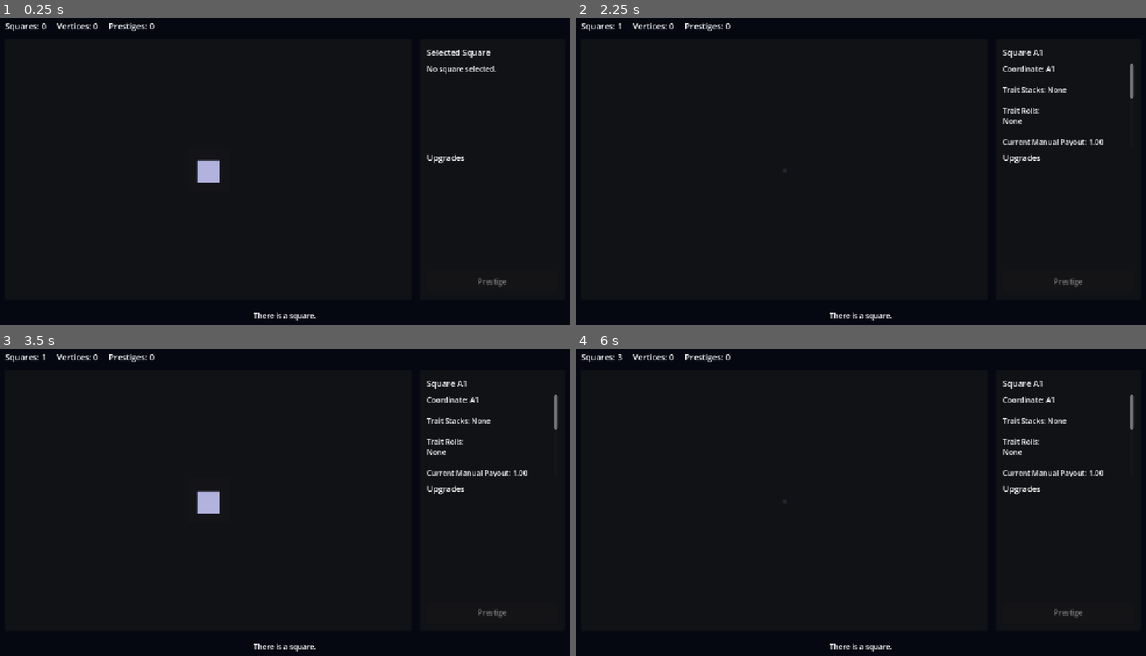
Above: before the commit, frames 1-4 (two rows, left to right).
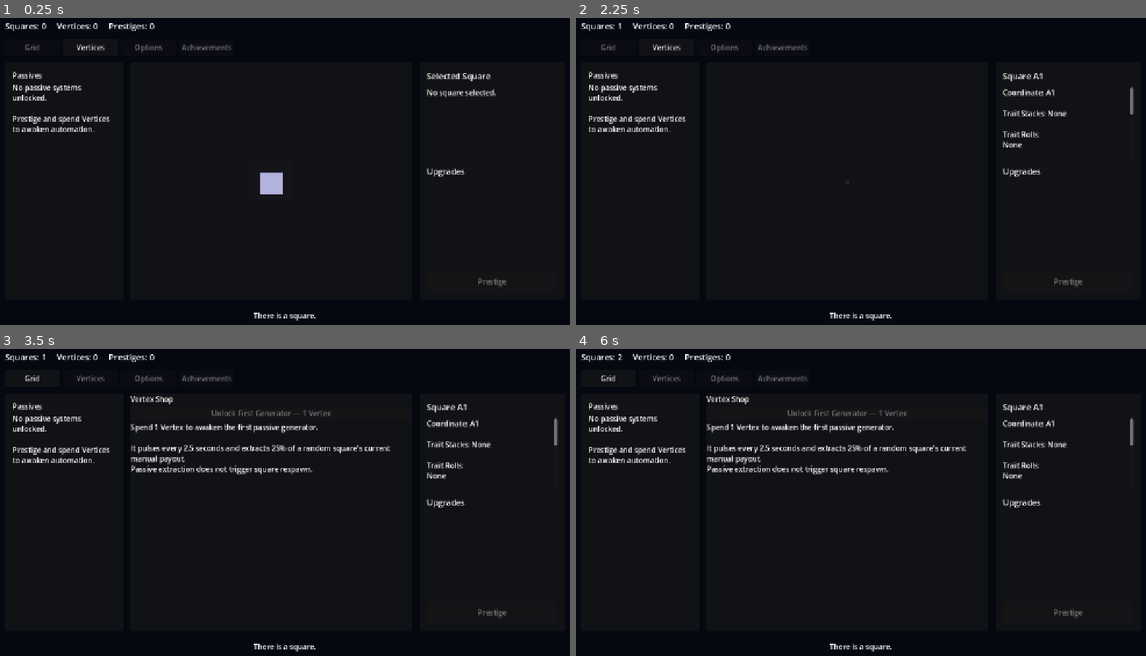
Above: after the commit, the same moments.

Repository: franciscoCapa27/Squared_2
Game: Godot game, scene res://scenes/main/Main.tscn
Same seed, same stepped clock (60 frames per second), same inputs: the game is played once before the commit and once after it.
Inputs (mouse positions are in pixels of both pictures, inside the frame that each line leads up to):
- Up to frame 1 (0.25 s): no input
- Up to frame 2 (2.25 s): click (667, 48) at 0.5 s, where only the run after the commit has a clickable "Vertices"; click (610, 48) at 1.25 s, where only the run after the commit has a clickable "Grid"; click "■" at 2 s
- Up to frame 3 (3.5 s): click (91, 379) at 2.75 s, where only the run after the commit has a clickable "Vertices"
- Up to frame 4 (6 s): click (786, 499) at 3.5 s, where only the run before the commit has a clickable "■"; click (610, 379) at 4.25 s, where only the run after the commit has a clickable "Grid"; click "■" at 5 s; click (667, 379) at 5.75 s, where only the run after the commit has a clickable "Vertices"

The runs differ from the first frame. In frame 1, 2.3% of the frame differs, in the area x 2-88%, y 8-58%; in frame 2, 2.3%; in frame 3, 4.3%, in the area x 2-98%, y 8-54%; in frame 4, 4.0%.

Commit message:
Add run-based passive generator progression
Added Passives logic

Diff:
--- a/squared-2/project.godot
+++ b/squared-2/project.godot
@@ -20,6 +20,7 @@
 EventBus="*uid://ol8d68orx64t"
 TraitDatabase="*uid://lp5heyu6k0ul"
 GameState="*uid://dndrl7bbxqkwo"
+PassiveSystem="*uid://b73x43eqyy5ay"
 
 [display]
 
--- a/squared-2/scenes/main/Main.tscn
+++ b/squared-2/scenes/main/Main.tscn
@@ -66,27 +66,149 @@
 theme_override_font_sizes/font_size = 18
 text = "Prestiges: 0"
 
+[node name="CenterTabs" type="HBoxContainer" parent="RootMargin/MainVbox" unique_id=1739420909]
+layout_mode = 2
+size_flags_vertical = 0
+mouse_filter = 2
+theme_override_constants/separation = 8
+
+[node name="GridTabButton" type="Button" parent="RootMargin/MainVbox/CenterTabs" unique_id=412881383]
+unique_name_in_owner = true
+custom_minimum_size = Vector2(120, 36)
+layout_mode = 2
+size_flags_horizontal = 0
+size_flags_vertical = 4
+text = "Grid"
+
+[node name="VertexShopTabButton" type="Button" parent="RootMargin/MainVbox/CenterTabs" unique_id=672470492]
+unique_name_in_owner = true
+custom_minimum_size = Vector2(120, 36)
+layout_mode = 2
+size_flags_horizontal = 0
+size_flags_vertical = 4
+text = "Vertices"
+
+[node name="OptionsTabButton" type="Button" parent="RootMargin/MainVbox/CenterTabs" unique_id=446283557]
+unique_name_in_owner = true
+custom_minimum_size = Vector2(120, 36)
+layout_mode = 2
+size_flags_horizontal = 0
+size_flags_vertical = 4
+disabled = true
+text = "Options"
+
+[node name="AchievementsTabButton" type="Button" parent="RootMargin/MainVbox/CenterTabs" unique_id=985705785]
+unique_name_in_owner = true
+custom_minimum_size = Vector2(120, 36)
+layout_mode = 2
+size_flags_horizontal = 0
+size_flags_vertical = 4
+disabled = true
+text = "Achievements"
+
 [node name="Content" type="HBoxContainer" parent="RootMargin/MainVbox" unique_id=192197899]
 layout_mode = 2
 size_flags_vertical = 3
 mouse_filter = 2
 theme_override_constants/separation = 16
 
-[node name="GridPanel" type="PanelContainer" parent="RootMargin/MainVbox/Content" unique_id=1174857511]
+[node name="PassivePanel" type="PanelContainer" parent="RootMargin/MainVbox/Content" unique_id=812047721]
+unique_name_in_owner = true
+custom_minimum_size = Vector2(260, 0)
+layout_mode = 2
+size_flags_horizontal = 0
+mouse_filter = 2
+
+[node name="PassiveMargin" type="MarginContainer" parent="RootMargin/MainVbox/Content/PassivePanel" unique_id=245565415]
+layout_mode = 2
+theme_override_constants/margin_left = 16
+theme_override_constants/margin_top = 16
+theme_override_constants/margin_right = 16
+theme_override_constants/margin_bottom = 16
+
+[node name="PassiveVBox" type="VBoxContainer" parent="RootMargin/MainVbox/Content/PassivePanel/PassiveMargin" unique_id=494201095]
+layout_mode = 2
+
+[node name="PassiveTitle" type="Label" parent="RootMargin/MainVbox/Content/PassivePanel/PassiveMargin/PassiveVBox" unique_id=203293622]
+layout_mode = 2
+text = "Passives"
+
+[node name="PassiveStatusLabel" type="RichTextLabel" parent="RootMargin/MainVbox/Content/PassivePanel/PassiveMargin/PassiveVBox" unique_id=1792483798]
+unique_name_in_owner = true
+custom_minimum_size = Vector2(0, 180)
+layout_mode = 2
+size_flags_vertical = 0
+bbcode_enabled = true
+
+[node name="PassiveProgressBar" type="ProgressBar" parent="RootMargin/MainVbox/Content/PassivePanel/PassiveMargin/PassiveVBox" unique_id=282965421]
+unique_name_in_owner = true
+layout_mode = 2
+max_value = 1.0
+
+[node name="UpgradeFirstGeneratorButton" type="Button" parent="RootMargin/MainVbox/Content/PassivePanel/PassiveMargin/PassiveVBox" unique_id=1863856759]
+unique_name_in_owner = true
+visible = false
+custom_minimum_size = Vector2(0, 40)
+layout_mode = 2
+disabled = true
+text = "Buy Level 1 — 10 Squares"
+
+[node name="CenterPageRoot" type="Control" parent="RootMargin/MainVbox/Content" unique_id=1585931205]
+unique_name_in_owner = true
 layout_mode = 2
 size_flags_horizontal = 3
-mouse_filter = 2
-
-[node name="GridCenter" type="CenterContainer" parent="RootMargin/MainVbox/Content/GridPanel" unique_id=847906112]
-layout_mode = 2
-mouse_filter = 2
-
-[node name="GridRoot" type="GridContainer" parent="RootMargin/MainVbox/Content/GridPanel/GridCenter" unique_id=638752931]
+
+[node name="GridPage" type="PanelContainer" parent="RootMargin/MainVbox/Content/CenterPageRoot" unique_id=1054179572]
+unique_name_in_owner = true
+layout_mode = 1
+anchors_preset = 15
+anchor_right = 1.0
+anchor_bottom = 1.0
+grow_horizontal = 2
+grow_vertical = 2
+
+[node name="GridCenter" type="CenterContainer" parent="RootMargin/MainVbox/Content/CenterPageRoot/GridPage" unique_id=847906112]
+layout_mode = 2
+mouse_filter = 2
+
+[node name="GridRoot" type="GridContainer" parent="RootMargin/MainVbox/Content/CenterPageRoot/GridPage/GridCenter" unique_id=638752931]
 unique_name_in_owner = true
 layout_mode = 2
 mouse_filter = 2
 theme_override_constants/h_separation = 12
 theme_override_constants/v_separation = 12
+
+[node name="VertexShopPage" type="PanelContainer" parent="RootMargin/MainVbox/Content/CenterPageRoot" unique_id=1217666360]
+unique_name_in_owner = true
+layout_mode = 1
+anchors_preset = 15
+anchor_right = 1.0
+anchor_bottom = 1.0
+grow_horizontal = 2
+grow_vertical = 2
+
+[node name="VertexShopMargin" type="MarginContainer" parent="RootMargin/MainVbox/Content/CenterPageRoot/VertexShopPage" unique_id=1648899683]
+layout_mode = 2
+
+[node name="VertexShopVBox" type="VBoxContainer" parent="RootMargin/MainVbox/Content/CenterPageRoot/VertexShopPage/VertexShopMargin" unique_id=225540824]
+layout_mode = 2
+
+[node name="VertexShopTitle" type="Label" parent="RootMargin/MainVbox/Content/CenterPageRoot/VertexShopPage/VertexShopMargin/VertexShopVBox" unique_id=1050020084]
+layout_mode = 2
+text = "Vertex Shop"
+
+[node name="UnlockFirstGeneratorButton" type="Button" parent="RootMargin/MainVbox/Content/CenterPageRoot/VertexShopPage/VertexShopMargin/VertexShopVBox" unique_id=1770178629]
+unique_name_in_owner = true
+layout_mode = 2
+text = "Unlock First Generator — 1 Vertex"
+
+[node name="VertexShopDescription" type="RichTextLabel" parent="RootMargin/MainVbox/Content/CenterPageRoot/VertexShopPage/VertexShopMargin/VertexShopVBox" unique_id=734586641]
+unique_name_in_owner = true
+layout_mode = 2
+size_flags_vertical = 8
+bbcode_enabled = true
+text = "Spend Vertices on permanent systems."
+fit_content = true
 
 [node name="SidePanel" type="PanelContainer" parent="RootMargin/MainVbox/Content" unique_id=872099950]
 custom_minimum_size = Vector2(320, 0)
--- a/squared-2/scripts/autoload/game_state.gd
+++ b/squared-2/scripts/autoload/game_state.gd
@@ -7,6 +7,8 @@
 var grid_size: int = 1
 var square_ids: Array[String] = ["A1"]
 var squares_by_id: Dictionary = {}
+
+var unlocked_vertex_upgrades: Dictionary = {}
 
 func _ready() -> void:
 	_create_initial_grid()
@@ -25,6 +27,17 @@
 func add_squares(amount: float) -> void:
 	squares += amount
 	EventBus.squares_changed.emit(squares)
+
+func spend_squares(amount: float) -> bool:
+	if amount <= 0.0:
+		return true
+
+	if squares < amount:
+		return false
+
+	squares -= amount
+	EventBus.squares_changed.emit(squares)
+	return true
 
 func click_square(square_id: String) -> void:
 	var square_data := get_square(square_id)
@@ -54,6 +67,8 @@
 	vertices += gain
 	prestige_count += 1
 	squares = 0.0
+
+	PassiveSystem.reset_run_state_on_prestige()
 
 	if prestige_count == 1:
 		_unlock_grid_size_2()
@@ -114,3 +129,27 @@
 			trait_definition.display_name
 		]
 	)
+
+func has_vertex_upgrade(upgrade_id: String) -> bool:
+	return bool(unlocked_vertex_upgrades.get(upgrade_id, false))
+
+func can_buy_vertex_upgrade(upgrade_id: String) -> bool:
+	match upgrade_id:
+		"unlock_first_generator":
+			return vertices >= 1 and not has_vertex_upgrade(upgrade_id)
+		_:
+			return false
+
+func buy_vertex_upgrade(upgrade_id: String) -> bool:
+	if not can_buy_vertex_upgrade(upgrade_id):
+		return false
+
+	match upgrade_id:
+		"unlock_first_generator":
+			vertices -= 1
+			unlocked_vertex_upgrades[upgrade_id] = true
+			PassiveSystem.unlock_first_generator()
+			EventBus.vertices_changed.emit(vertices)
+			return true
+		_:
+			return false
--- /dev/null
+++ b/squared-2/scripts/autoload/passive_system.gd
@@ -0,0 +1,136 @@
+extends Node
+
+signal passive_state_changed()
+signal passive_pulsed(generator_id: String, square_id: String, payout: float)
+
+var first_generator: PassiveGeneratorData = PassiveGeneratorData.new()
+
+func _process(delta: float) -> void:
+	if not first_generator.is_active():
+		return
+
+	first_generator.elapsed_seconds += delta
+
+	var interval_seconds: float = first_generator.get_current_interval_seconds()
+
+	if first_generator.elapsed_seconds >= interval_seconds:
+		first_generator.elapsed_seconds -= interval_seconds
+		_pulse_generator(first_generator)
+
+	passive_state_changed.emit()
+
+func unlock_first_generator() -> void:
+	if first_generator.is_unlocked:
+		return
+
+	first_generator.unlock_permanently()
+
+	EventBus.story_message.emit("The first generator is now available.")
+	passive_state_changed.emit()
+
+func reset_run_state_on_prestige() -> void:
+	if first_generator.is_unlocked:
+		first_generator.reset_run_state()
+
+	passive_state_changed.emit()
+
+func can_upgrade_first_generator() -> bool:
+	return first_generator.can_level_up(GameState.squares)
+
+func upgrade_first_generator() -> bool:
+	if not can_upgrade_first_generator():
+		return false
+
+	var cost: int = first_generator.get_next_level_cost()
+	var spent: bool = GameState.spend_squares(float(cost))
+
+	if not spent:
+		return false
+
+	var upgraded: bool = first_generator.level_up()
+
+	if upgraded:
+		if first_generator.level == 1:
+			EventBus.story_message.emit("The first generator awakens.")
+		else:
+			EventBus.story_message.emit(
+				"%s reached Level %s." % [
+					first_generator.display_name,
+					first_generator.level
+				]
+			)
+
+	passive_state_changed.emit()
+	return upgraded
+
+func _pulse_generator(generator_data: PassiveGeneratorData) -> void:
+	var square_data: SquareData = _select_target_square(generator_data)
+
+	if square_data == null:
+		return
+
+	var manual_payout: float = SquareCalculator.calculate_manual_payout(square_data)
+	var passive_payout: float = manual_payout * generator_data.get_current_extraction_rate()
+
+	square_data.record_passive_click(passive_payout)
+	GameState.add_squares(passive_payout)
+
+	generator_data.record_pulse(square_data.id, passive_payout)
+
+	passive_pulsed.emit(generator_data.id, square_data.id, passive_payout)
+
+func _select_target_square(generator_data: PassiveGeneratorData) -> SquareData:
+	match generator_data.targeting_mode:
+		PassiveGeneratorData.TargetingMode.RANDOM_SQUARE:
+			return _select_random_square()
+		PassiveGeneratorData.TargetingMode.HIGHEST_PAYOUT:
+			return _select_highest_payout_square()
+		PassiveGeneratorData.TargetingMode.LOWEST_RESPAWN:
+			return _select_lowest_respawn_square()
+		PassiveGeneratorData.TargetingMode.SELECTED_SQUARE:
+			return _select_random_square()
+		_:
+			return _select_random_square()
+
+func _select_random_square() -> SquareData:
+	if GameState.square_ids.is_empty():
+		return null
+
+	var square_id: String = GameState.square_ids.pick_random() as String
+	return GameState.get_square(square_id)
+
+func _select_highest_payout_square() -> SquareData:
+	var best_square: SquareData = null
+	var best_payout: float = -1.0
+
+	for square_id: String in GameState.square_ids:
+		var square_data: SquareData = GameState.get_square(square_id)
+
+		if square_data == null:
+			continue
+
+		var payout: float = SquareCalculator.calculate_manual_payout(square_data)
+
+		if payout > best_payout:
+			best_payout = payout
+			best_square = square_data
+
+	return best_square
+
+func _select_lowest_respawn_square() -> SquareData:
+	var best_square: SquareData = null
+	var best_respawn: float = INF
+
+	for square_id: String in GameState.square_ids:
+		var square_data: SquareData = GameState.get_square(square_id)
+
+		if square_data == null:
+			continue
+
+		var respawn_time: float = SquareCalculator.calculate_respawn_time(square_data)
+
+		if respawn_time < best_respawn:
+			best_respawn = respawn_time
+			best_square = square_data
+
+	return best_square
--- /dev/null
+++ b/squared-2/scripts/core/passive_generator_data.gd
@@ -0,0 +1,141 @@
+extends RefCounted
+class_name PassiveGeneratorData
+
+enum TargetingMode {
+	RANDOM_SQUARE,
+	HIGHEST_PAYOUT,
+	LOWEST_RESPAWN,
+	SELECTED_SQUARE
+}
+
+var id: String = ""
+var display_name: String = ""
+
+# Permanent unlock, bought with Vertices.
+var is_unlocked: bool = false
+
+# Run-based level, bought with Squares.
+# Resets to 0 on prestige.
+var level: int = 0
+var max_level: int = 100
+
+# Future self-prestige support.
+var self_prestige_level: int = 0
+var can_self_prestige: bool = false
+
+# If true later, self_prestige_level survives normal prestige.
+# If false later, self_prestige_level resets with the run.
+var self_prestige_is_permanent: bool = false
+
+var base_interval_seconds: float = 2.5
+var minimum_interval_seconds: float = 0.4
+var interval_level_multiplier: float = 0.985
+
+var base_extraction_rate: float = 0.25
+var extraction_per_level: float = 0.01
+var maximum_extraction_rate: float = 2.0
+
+var base_level_cost: float = 10.0
+var level_cost_multiplier: float = 1.18
+
+var elapsed_seconds: float = 0.0
+var targeting_mode: TargetingMode = TargetingMode.RANDOM_SQUARE
+
+var last_target_square_id: String = ""
+var last_payout: float = 0.0
+var lifetime_squares_generated: float = 0.0
+var lifetime_pulses: int = 0
+
+func _init(
+	p_id: String = "first_generator",
+	p_display_name: String = "First Generator"
+) -> void:
+	id = p_id
+	display_name = p_display_name
+
+func unlock_permanently() -> void:
+	is_unlocked = true
+	reset_run_state()
+
+func reset_run_state() -> void:
+	level = 0
+	elapsed_seconds = 0.0
+	last_target_square_id = ""
+	last_payout = 0.0
+	lifetime_squares_generated = 0.0
+	lifetime_pulses = 0
+	can_self_prestige = false
+
+	if not self_prestige_is_permanent:
+		self_prestige_level = 0
+
+func is_active() -> bool:
+	return is_unlocked and level > 0
+
+func get_current_interval_seconds() -> float:
+	if level <= 0:
+		return base_interval_seconds
+
+	var scaled_interval: float = base_interval_seconds * pow(interval_level_multiplier, level - 1)
+	return max(minimum_interval_seconds, scaled_interval)
+
+func get_current_extraction_rate() -> float:
+	if level <= 0:
+		return 0.0
+
+	var scaled_extraction: float = base_extraction_rate + float(level - 1) * extraction_per_level
+	return min(maximum_extraction_rate, scaled_extraction)
+
+func get_next_level_cost() -> int:
+	if not is_unlocked:
+		return 0
+
+	if level >= max_level:
+		return 0
+
+	# Level 0 -> 1 costs base_level_cost.
+	var raw_cost: float = base_level_cost * pow(level_cost_multiplier, level)
+	return int(ceil(raw_cost))
+
+func can_level_up(current_squares: float) -> bool:
+	if not is_unlocked:
+		return false
+
+	if level >= max_level:
+		return false
+
+	return current_squares >= float(get_next_level_cost())
+
+func level_up() -> bool:
+	if not is_unlocked:
+		return false
+
+	if level >= max_level:
+		return false
+
+	level += 1
+
+	if level >= max_level:
+		can_self_prestige = true
+
+	return true
+
+func get_progress_ratio() -> float:
+	if not is_active():
+		return 0.0
+
+	var interval_seconds: float = get_current_interval_seconds()
+
+	if interval_seconds <= 0.0:
+		return 0.0
+
+	return clamp(elapsed_seconds / interval_seconds, 0.0, 1.0)
+
+func reset_progress() -> void:
+	elapsed_seconds = 0.0
+
+func record_pulse(target_square_id: String, payout: float) -> void:
+	last_target_square_id = target_square_id
+	last_payout = payout
+	lifetime_squares_generated += payout
+	lifetime_pulses += 1
--- a/squared-2/scripts/main/main.gd
+++ b/squared-2/scripts/main/main.gd
@@ -8,8 +8,23 @@
 @onready var story_label: Label = %StoryLabel
 @onready var selected_square_title: Label = %SelectedSquareTitle
 @onready var selected_square_details: RichTextLabel = %SelectedSquareDetails
+@onready var grid_tab_button: Button = %GridTabButton
+@onready var vertex_shop_tab_button: Button = %VertexShopTabButton
+@onready var options_tab_button: Button = %OptionsTabButton
+@onready var achievements_tab_button: Button = %AchievementsTabButton
+
+@onready var passive_status_label: RichTextLabel = %PassiveStatusLabel
+@onready var passive_progress_bar: ProgressBar = %PassiveProgressBar
+@onready var upgrade_first_generator_button: Button = %UpgradeFirstGeneratorButton
+
+@onready var grid_page: Control = %GridPage
+@onready var vertex_shop_page: Control = %VertexShopPage
+
+@onready var unlock_first_generator_button: Button = %UnlockFirstGeneratorButton
+@onready var vertex_shop_description: RichTextLabel = %VertexShopDescription
 
 var square_scene: PackedScene = preload("res://scenes/squares/SquareButton.tscn")
+var selected_square_id: String = ""
 
 func _ready() -> void:
 	EventBus.squares_changed.connect(_on_squares_changed)
@@ -19,9 +34,20 @@
 	EventBus.story_message.connect(_on_story_message)
 
 	prestige_button.pressed.connect(_on_prestige_pressed)
+	grid_tab_button.pressed.connect(_on_grid_tab_pressed)
+	vertex_shop_tab_button.pressed.connect(_on_vertex_shop_tab_pressed)
+
+	unlock_first_generator_button.pressed.connect(_on_unlock_first_generator_pressed)
+	upgrade_first_generator_button.pressed.connect(_on_upgrade_first_generator_pressed)
+
+	PassiveSystem.passive_state_changed.connect(_refresh_passive_panel)
+	PassiveSystem.passive_pulsed.connect(_on_passive_pulsed)
 
 	_rebuild_grid()
 	_refresh_labels()
+	_show_center_page("grid")
+	_refresh_vertex_shop()
+	_refresh_passive_panel()
 	_on_story_message("There is a square.")
 
 func _refresh_labels() -> void:
@@ -43,6 +69,7 @@
 		square_button.refresh_visuals()
 
 func _on_square_clicked(square_id: String) -> void:
+	selected_square_id = square_id
 	GameState.click_square(square_id)
 	_show_square_details(square_id)
 
@@ -84,12 +111,138 @@
 func _on_squares_changed(value: float) -> void:
 	squares_label.text = "Squares: %s" % int(value)
 	prestige_button.disabled = not GameState.can_prestige()
+	_refresh_passive_panel()
 
 func _on_vertices_changed(value: int) -> void:
 	vertices_label.text = "Vertices: %s" % value
+	_refresh_vertex_shop()
 
 func _on_prestige_changed(value: int) -> void:
 	prestige_label.text = "Prestiges: %s" % value
 
 func _on_story_message(message: String) -> void:
 	story_label.text = message
+
+func _show_center_page(page_id: String) -> void:
+	grid_page.visible = page_id == "grid"
+	vertex_shop_page.visible = page_id == "vertex_shop"
+
+	grid_tab_button.disabled = page_id == "grid"
+	vertex_shop_tab_button.disabled = page_id == "vertex_shop"
+
+func _on_grid_tab_pressed() -> void:
+	_show_center_page("grid")
+
+func _on_vertex_shop_tab_pressed() -> void:
+	_show_center_page("vertex_shop")
+
+func _refresh_vertex_shop() -> void:
+	var can_unlock_generator: bool = GameState.can_buy_vertex_upgrade("unlock_first_generator")
+	var has_generator: bool = GameState.has_vertex_upgrade("unlock_first_generator")
+
+	unlock_first_generator_button.disabled = not can_unlock_generator
+
+	if has_generator:
+		unlock_first_generator_button.text = "First Generator Unlocked"
+		vertex_shop_description.text = "The first generator is active. It extracts Squares automatically."
+	else:
+		unlock_first_generator_button.text = "Unlock First Generator — 1 Vertex"
+		vertex_shop_description.text = (
+			"Spend 1 Vertex to awaken the first passive generator.\n\n"
+			+ "It pulses every 2.5 seconds and extracts 25% of a random square's current manual payout.\n"
+			+ "Passive extraction does not trigger square respawn."
+		)
+
+func _on_unlock_first_generator_pressed() -> void:
+	var bought: bool = GameState.buy_vertex_upgrade("unlock_first_generator")
+
+	if bought:
+		_refresh_vertex_shop()
+		_refresh_passive_panel()
+
+func _refresh_passive_panel() -> void:
+	var generator_data: PassiveGeneratorData = PassiveSystem.first_generator
+
+	if not generator_data.is_unlocked:
+		passive_status_label.visible = true
+		passive_status_label.text = (
+			"No passive systems unlocked.\n\n"
+			+ "Prestige and spend Vertices to awaken automation."
+		)
+		passive_progress_bar.value = 0.0
+		passive_progress_bar.visible = false
+		upgrade_first_generator_button.visible = false
+		return
+
+	upgrade_first_generator_button.visible = true
+	upgrade_first_generator_button.disabled = not PassiveSystem.can_upgrade_first_generator()
+
+	if generator_data.level >= generator_data.max_level:
+		upgrade_first_generator_button.text = "Max Level"
+	else:
+		upgrade_first_generator_button.text = "Buy Level %s — %s Squares" % [
+			generator_data.level + 1,
+			generator_data.get_next_level_cost()
+		]
+
+	if not generator_data.is_active():
+		passive_progress_bar.value = 0.0
+		passive_progress_bar.visible = false
+
+		passive_status_label.text = (
+			"%s\n" % generator_data.display_name
+			+ "Unlocked, inactive this run.\n\n"
+			+ "Level: 0 / %s\n" % generator_data.max_level
+			+ "Buy Level 1 to start passive generation.\n\n"
+			+ "Level 1:\n"
+			+ "- Interval: %.2fs\n" % generator_data.base_interval_seconds
+			+ "- Extraction: %.0f%%\n\n" % (generator_data.base_extraction_rate * 100.0)
+			+ "Run levels reset on prestige."
+		)
+		return
+
+	passive_progress_bar.visible = true
+	passive_progress_bar.value = generator_data.get_progress_ratio()
+
+	var last_pulse_text: String = "None"
+
+	if generator_data.last_target_square_id != "":
+		last_pulse_text = "+%.2f Squares from %s" % [
+			generator_data.last_payout,
+			generator_data.last_target_square_id
+		]
+
+	var upgrade_text: String = "Max level reached"
+
+	if generator_data.level < generator_data.max_level:
+		upgrade_text = "Next Level Cost: %s Squares" % generator_data.get_next_level_cost()
+
+	passive_status_label.text = (
+		"%s\n" % generator_data.display_name
+		+ "Level: %s / %s\n\n" % [
+			generator_data.level,
+			generator_data.max_level
+		]
+		+ "Interval: %.2fs\n" % generator_data.get_current_interval_seconds()
+		+ "Extraction: %.0f%%\n" % (generator_data.get_current_extraction_rate() * 100.0)
+		+ "Targeting: Random square\n\n"
+		+ "Last Pulse: %s\n" % last_pulse_text
+		+ "Lifetime Pulses This Run: %s\n" % generator_data.lifetime_pulses
+		+ "Squares This Run: %.2f\n\n" % generator_data.lifetime_squares_generated
+		+ upgrade_text
+	)
+
+func _on_passive_pulsed(generator_id: String, square_id: String, payout: float) -> void:
+	_refresh_passive_panel()
+
+	if selected_square_id != "":
+		_show_square_details(selected_square_id)
+
+func _on_upgrade_first_generator_pressed() -> void:
+	var upgraded: bool = PassiveSystem.upgrade_first_generator()
+
+	if upgraded:
+		_refresh_passive_panel()
+
+	if selected_square_id != "":
+		_show_square_details(selected_square_id)
Not shown, added: squared-2/scripts/autoload/passive_system.gd.uid
Not shown, added: squared-2/scripts/core/passive_generator_data.gd.uid
